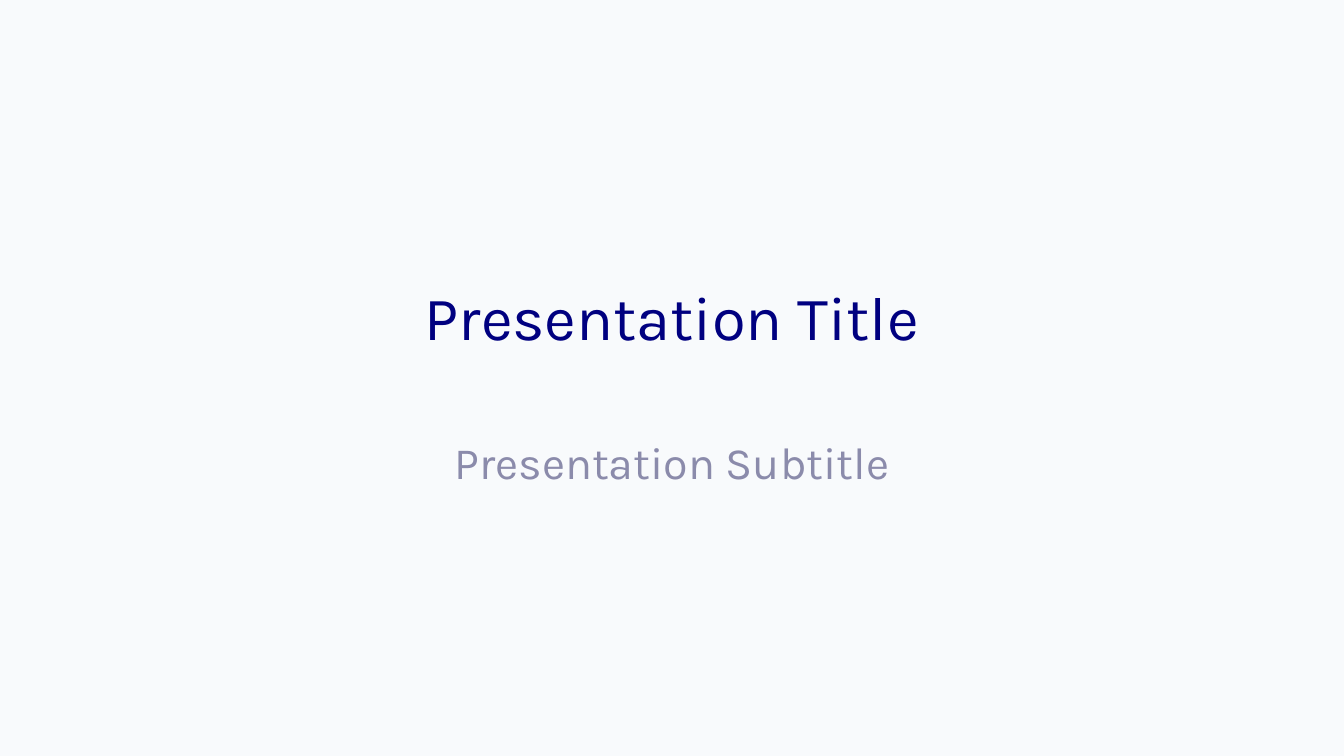
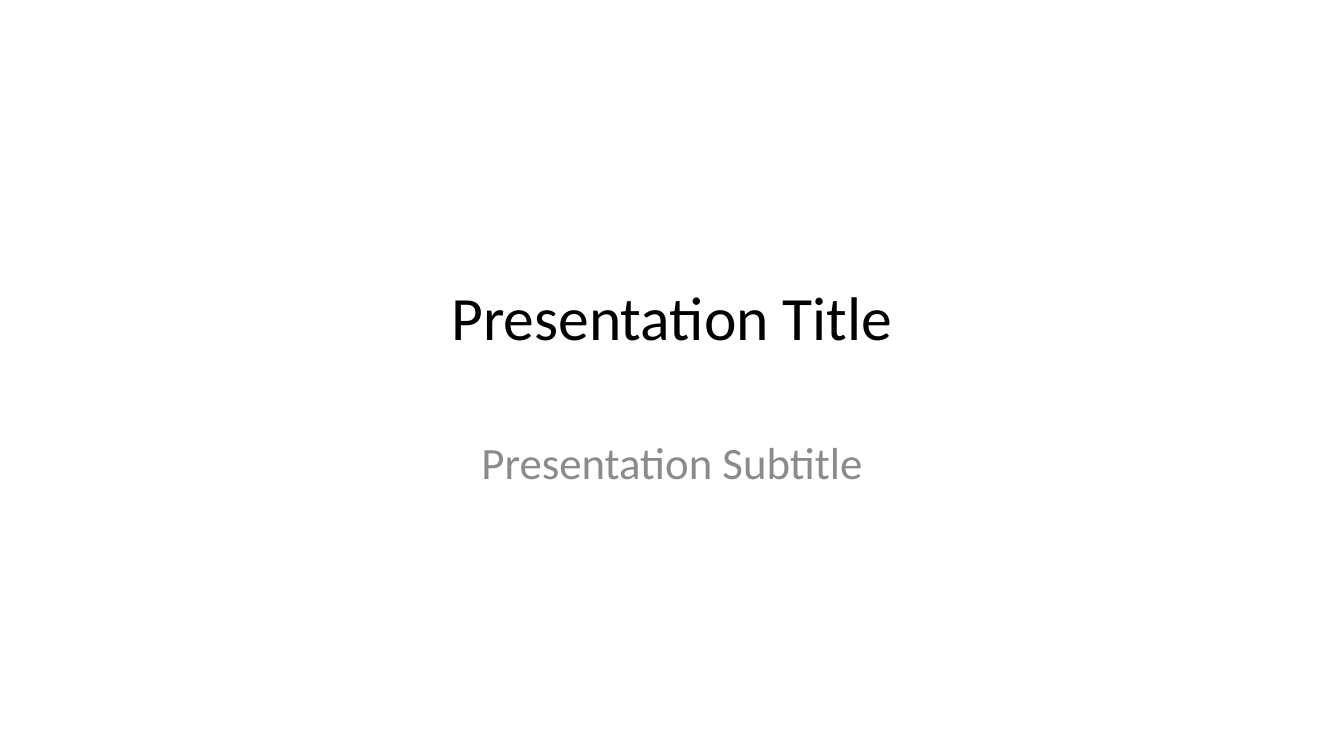
Before and after one commit to bentoavb/SpecCompiler, a slide deck: slide 1 of models/presentation/styles/default/reference.pptx. Drawn at 1344x756 pixels with LibreOffice and Linux fonts; fonts in the diff are those of the drawing. Boxes give left, top, right and bottom in pixels: in the first picture for what was removed or moved away, otherwise in the second. Text is boxed around its words. In the diff, an @@ line names an element or a change of style, - is before the commit and + after.

Commit message:
Revert "feat(pptx): add reference theme styling tool"
This reverts commit 524eb407d5deb023d750c50b9b7d2333f77e97ec.

```diff
--- a/models/presentation/styles/default/reference.pptx
+++ b/models/presentation/styles/default/reference.pptx
@@ background #F8FAFC to #FFFFFF @@
@@ title "Presentation Title" at bbox=[451, 297, 892, 341]: font Karla to Calibri, text colour #000080 to #000000 @@
@@ subtitle "Presentation Subtitle" at bbox=[481, 448, 862, 479]: font Karla to Calibri, text colour #8C8CAC to #8C8C8C @@
```
Also in this commit, not shown: 3 other slides changed, 2 other files.
